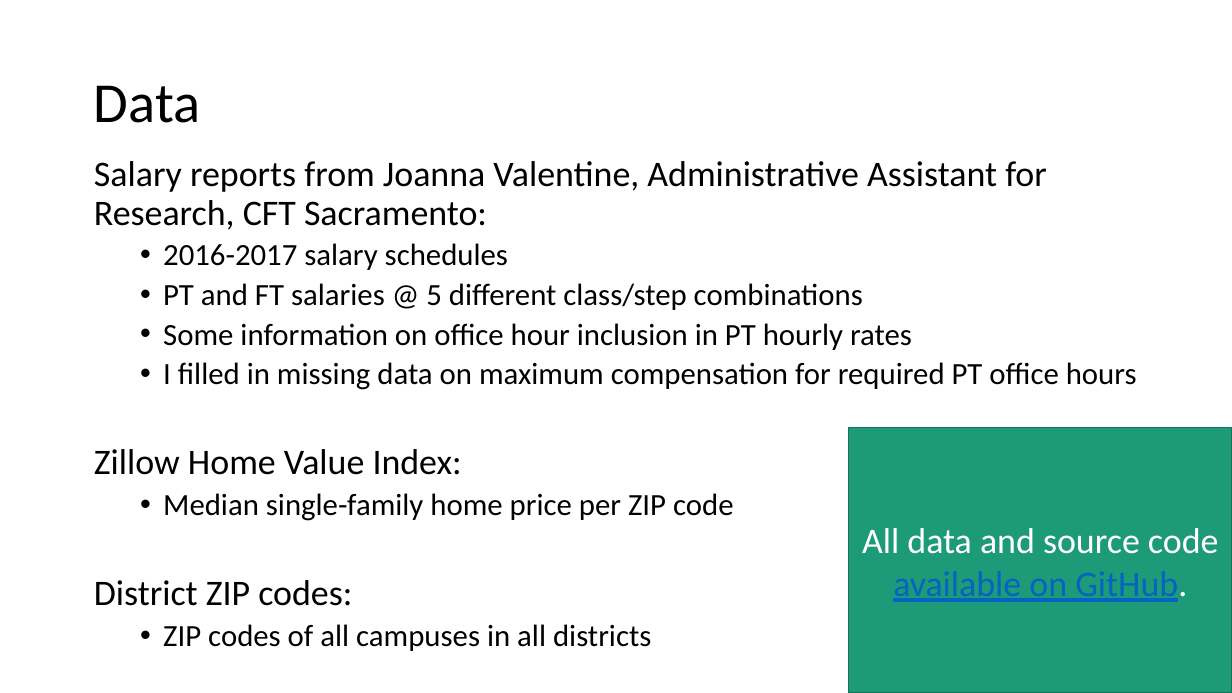
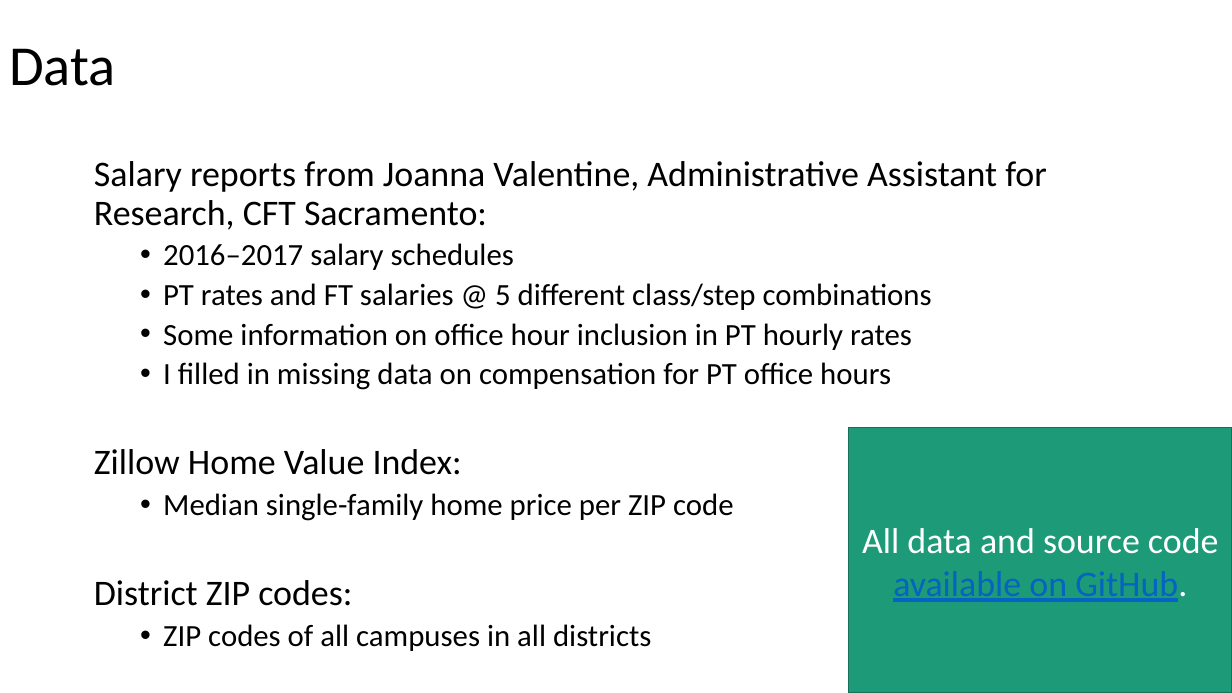
Before and after one commit to jeffreybergamini/ccc-salary-study, a slide deck: slide 3 of cabrillo-summary.pptx. Drawn at 1232x693 pixels with LibreOffice and Linux fonts; fonts in the diff are those of the drawing. Boxes give left, top, right and bottom in pixels: in the first picture for what was removed or moved away, otherwise in the second. Text is boxed around its words. In the diff, an @@ line names an element or a change of style, - is before the commit and + after.

```diff
--- a/cabrillo-summary.pptx
+++ b/cabrillo-summary.pptx
@@ title "Data": place and size @@
-title "Data" at <box>94,85,201,123</box>
+title "Data" at <box>9,48,116,86</box>
@@ text at <box>163,243,932,310</box>: text changed @@
-  • 2016-2017 salary schedules
-  • PT and FT salaries @ 5 different class/step combinations
+  • 2016–2017 salary schedules
+  • PT rates and FT salaries @ 5 different class/step combinations
@@ text at <box>163,362,891,390</box>: text changed @@
-  • I filled in missing data on maximum compensation for required PT office hours
+  • I filled in missing data on compensation for PT office hours
```
Also in this commit, not shown: 11 other slides changed, 1 other file.
